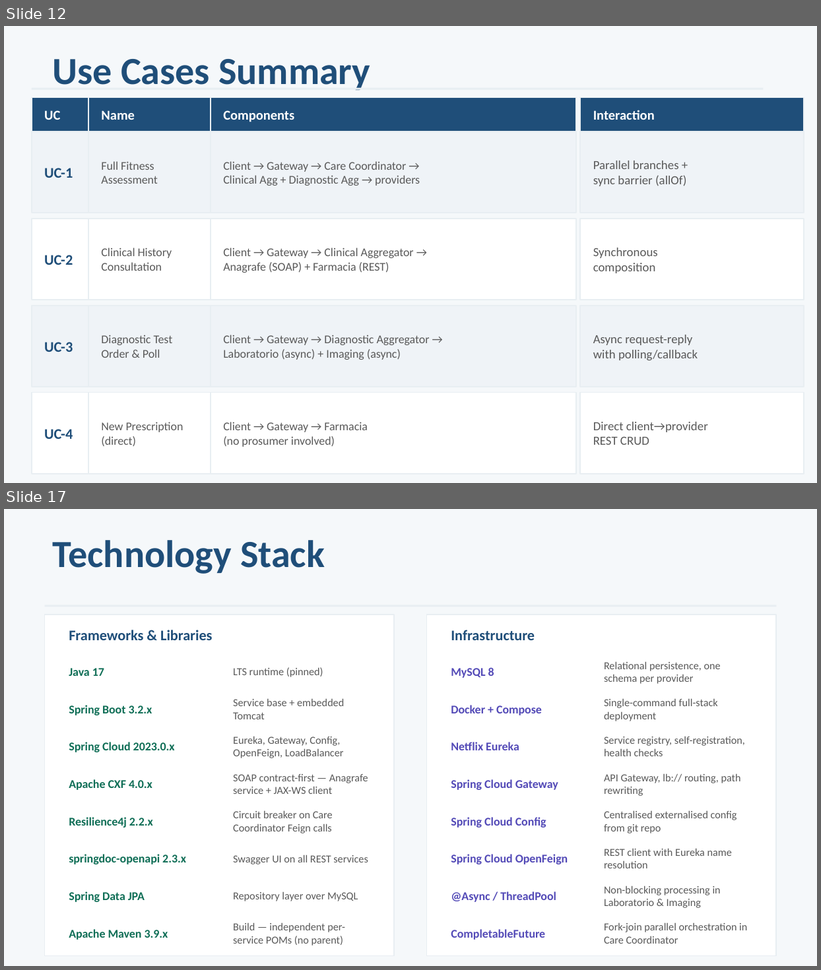
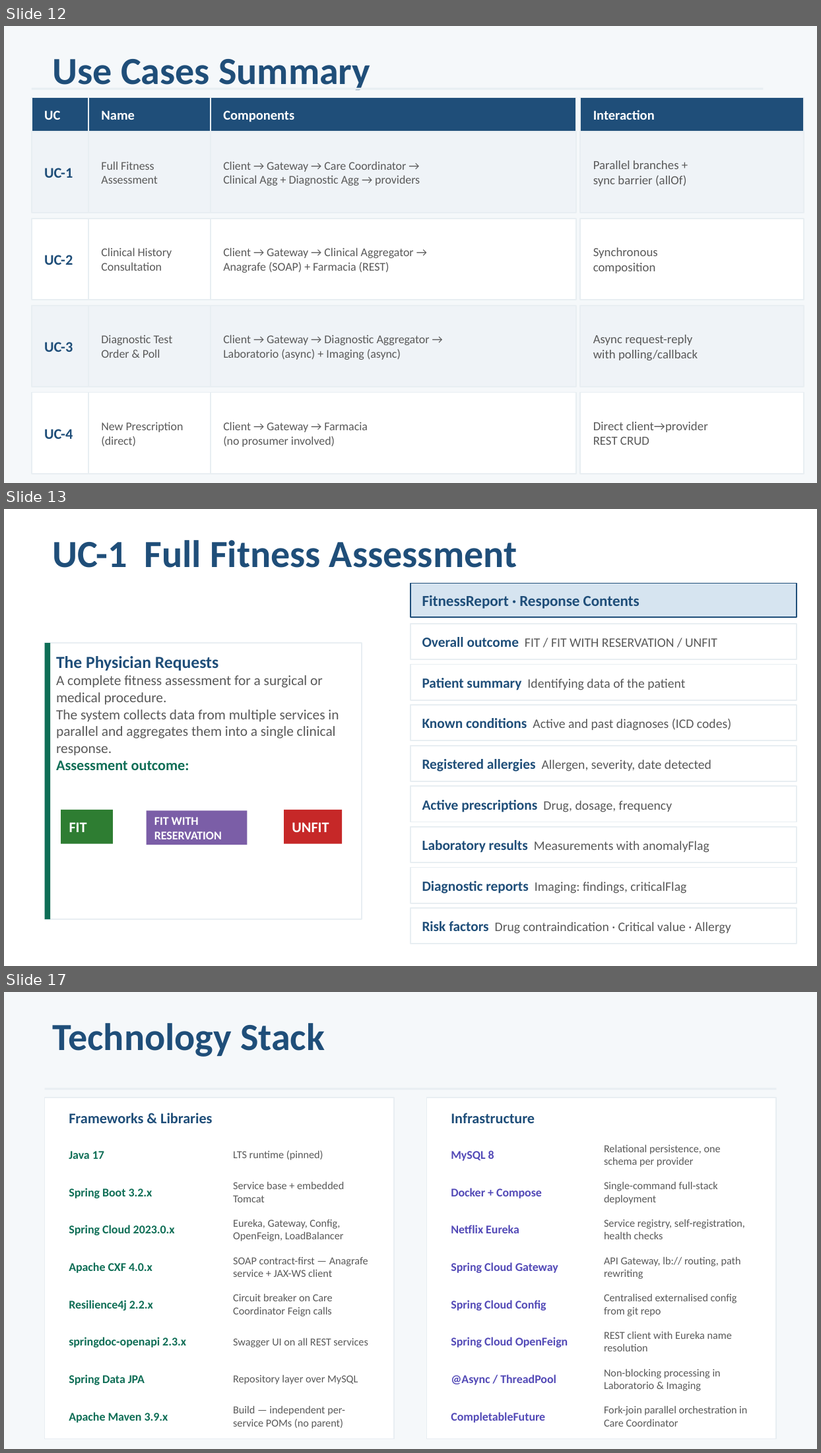
Before and after one commit to ediscota/Healthsoa, a slide deck: docs/HealthSOA_Presentation.pptx. Shown one above the other, each under a label of ours: slides 12 and 17 before the commit, slides 12, 13 and 17 after it; the slides between them are not shown. The pictures are 821x970 and 821x1453 pixels, drawn with LibreOffice and Linux fonts; fonts in the diff are those of the drawing. Boxes give left, top, right and bottom in pixels: in the first picture for what was removed or moved away, otherwise in the second. Text is boxed around its words. In the diff, an @@ line names an element or a change of style, - is before the commit and + after.

Commit message:
update slide

```diff
--- a/docs/HealthSOA_Presentation.pptx
+++ b/docs/HealthSOA_Presentation.pptx
@@ slide 13 added at bbox=[4, 509, 817, 966], background #FFFFFF @@
@@ text added at bbox=[53, 540, 517, 568], 34 pt, text #1F4E79, bold @@
+UC-1 Full Fitness Assessment
@@ rectangle added at bbox=[411, 583, 797, 617], fill #D6E4F0, outline #1F4E79 1 pt, 13.5 pt, text #1F4E79, bold @@
+FitnessReport · Response Contents
@@ rectangle added at bbox=[411, 624, 416, 659], fill #0F6E56 @@
@@ rectangle added at bbox=[411, 624, 797, 659], fill #FFFFFF, outline #E8EEF2 1 pt, 11.5 pt, text #595959 @@
+Overall outcome FIT / FIT WITH RESERVATION / UNFIT
@@ rectangle added at bbox=[45, 643, 362, 920], fill #FFFFFF, outline #E8EEF2 1 pt, 12.5 pt, text #595959 @@
+The Physician Requests
+A complete fitness assessment for a surgical or medical procedure.
+The system collects data from multiple services in parallel and aggregates them into a single clinical response.
+Assessment outcome:
@@ rectangle added at bbox=[45, 643, 50, 920], fill #0F6E56 @@
@@ rectangle added at bbox=[411, 664, 416, 700], fill #0F6E56 @@
@@ rectangle added at bbox=[411, 664, 797, 700], fill #FFFFFF, outline #E8EEF2 1 pt, 11.5 pt, text #595959 @@
+Patient summary Identifying data of the patient
@@ rectangle added at bbox=[411, 705, 416, 741], fill #1F4E79 @@
@@ rectangle added at bbox=[411, 705, 797, 741], fill #FFFFFF, outline #E8EEF2 1 pt, 11.5 pt, text #595959 @@
+Known conditions Active and past diagnoses (ICD codes)
@@ rectangle added at bbox=[411, 746, 416, 782], fill #1F4E79 @@
@@ rectangle added at bbox=[411, 746, 797, 782], fill #FFFFFF, outline #E8EEF2 1 pt, 11.5 pt, text #595959 @@
+Registered allergies Allergen, severity, date detected
@@ rectangle added at bbox=[411, 786, 416, 822], fill #1F4E79 @@
@@ rectangle added at bbox=[411, 786, 797, 822], fill #FFFFFF, outline #E8EEF2 1 pt, 11.5 pt, text #595959 @@
+Active prescriptions Drug, dosage, frequency
@@ rectangle added at bbox=[61, 810, 113, 844], fill #2E7D32, 13 pt, text #FFFFFF, bold @@
+FIT
@@ rectangle added at bbox=[147, 811, 247, 845], fill #7B5EA7, 10.5 pt, text #FFFFFF, bold @@
+FIT WITH RESERVATION
@@ rectangle added at bbox=[284, 810, 341, 844], fill #C62828, 13 pt, text #FFFFFF, bold @@
+UNFIT
@@ rectangle added at bbox=[411, 827, 416, 863], fill #534AB7 @@
@@ rectangle added at bbox=[411, 827, 797, 863], fill #FFFFFF, outline #E8EEF2 1 pt, 11.5 pt, text #595959 @@
+Laboratory results Measurements with anomalyFlag
@@ rectangle added at bbox=[411, 867, 416, 904], fill #534AB7 @@
@@ rectangle added at bbox=[411, 867, 797, 904], fill #FFFFFF, outline #E8EEF2 1 pt, 11.5 pt, text #595959 @@
+Diagnostic reports Imaging: findings, criticalFlag
@@ rectangle added at bbox=[411, 908, 416, 944], fill #C55A11 @@
@@ rectangle added at bbox=[411, 908, 797, 944], fill #FFFFFF, outline #E8EEF2 1 pt, 11.5 pt, text #595959 @@
+Risk factors Drug contraindication · Critical value · Allergy
```
Also in this commit, not shown: 3 other slides added, 4 slides removed.
